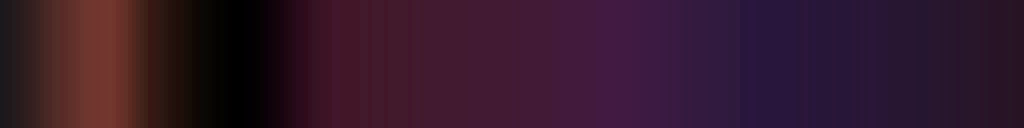
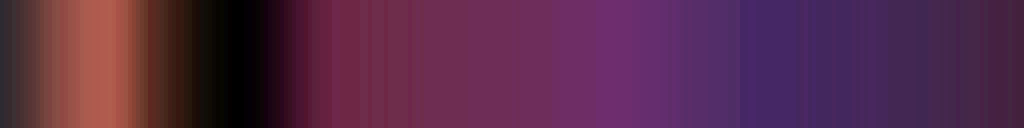
The second w=1024, h=128 image is a revision of the first. Changes to its layers:
painted on "Layer 0" over box(0, 0, 1024, 128)
